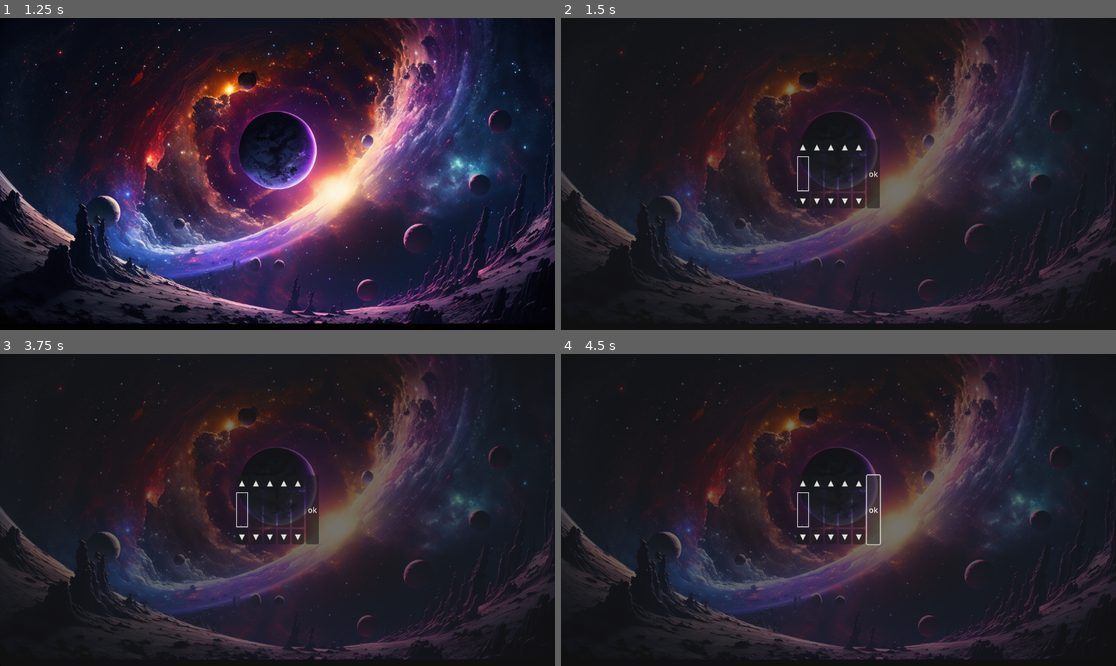
Above: before the commit, frames 1-4 (two rows, left to right).
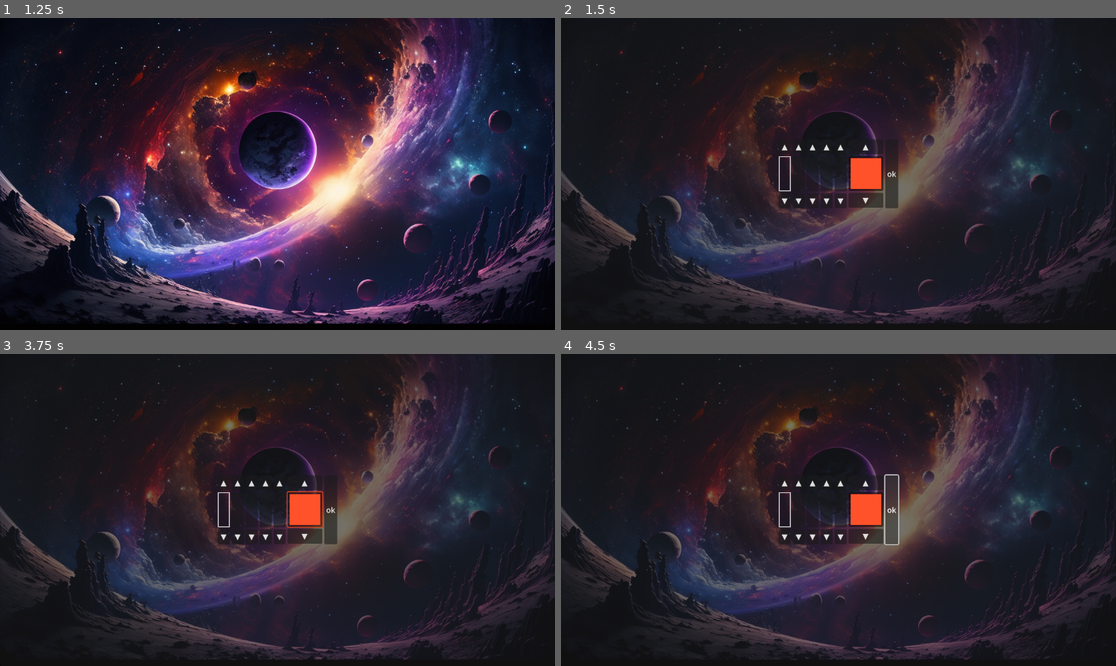
Above: after the commit, the same moments.

Repository: KraftJrIvo/Gamies
Game: Godot game, scene res://main.tscn
Same seed, same stepped clock (60 frames per second), same inputs: the game is played once before the commit and once after it.
Inputs (mouse positions are in pixels of both pictures, inside the frame that each line leads up to):
- Up to frame 1 (1.25 s): click "play" at 0.5 s
- Up to frame 2 (1.5 s): tap Enter (start_kb) at 1.25 s; hold Enter (start_kb) from 1.28 s (still down)
- Up to frame 3 (3.75 s): release Enter (start_kb) at 2 s; click "▲" at 2 s; click "▼" at 2.75 s; click (305, 510) at 3.52 s
- Up to frame 4 (4.5 s): click "ok" at 4.25 s

Frame 1 is identical in both runs. In frame 2, 1.6% of the frame differs, in the area x 39-61%, y 40-62%; in frame 3, 1.7%; in frame 4, 1.7%.

Commit message:
input caching + player color choice + snake files

Diff:
--- /dev/null
+++ b/color_input.tscn
@@ -0,0 +1,23 @@
+[gd_scene load_steps=4 format=3 uid="uid://diajryawf6iov"]
+
+[ext_resource type="Script" path="res://src/color_input.gd" id="1_y7j5j"]
+[ext_resource type="Theme" uid="uid://bc8lcjrrywtn3" path="res://res/theme.tres" id="2_a7p46"]
+[ext_resource type="Texture2D" uid="uid://bq1eq5knb5rfg" path="res://res/img/color.png" id="3_dlx7j"]
+
+[node name="color_input" type="VBoxContainer"]
+script = ExtResource("1_y7j5j")
+
+[node name="up" type="Button" parent="."]
+layout_mode = 2
+focus_mode = 0
+text = "▲"
+
+[node name="color" type="Button" parent="."]
+layout_mode = 2
+theme = ExtResource("2_a7p46")
+icon = ExtResource("3_dlx7j")
+
+[node name="down" type="Button" parent="."]
+layout_mode = 2
+focus_mode = 0
+text = "▼"
--- a/project.godot
+++ b/project.godot
@@ -1,3 +1,11 @@
+; Engine configuration file.
+; It's best edited using the editor UI and not directly,
+; since the parameters that go here are not all obvious.
+;
+; Format:
+;   [section] ; section goes between []
+;   param=value ; assign values to parameters
+
 config_version=5
 
 [application]
--- /dev/null
+++ b/src/color_input.gd
@@ -0,0 +1,23 @@
+class_name ColorInput
+extends VBoxContainer
+
+var cur_idx = 0
+
+func _ready():
+	$color.modulate = Global.colors[0]
+
+func focus():
+	$color["theme_override_styles/normal"] = ThemeDB.fallback_stylebox.duplicate()
+
+func unfocus():
+	$color["theme_override_styles/normal"] = null
+
+func go(off: int):
+	cur_idx = (Global.colors.size() + cur_idx + off) % Global.colors.size()
+	$color.modulate = Global.colors[cur_idx]
+
+func get_color_idx():
+	return cur_idx
+
+func set_color_idx(idx: int):
+	cur_idx = idx % Global.colors.size()
--- a/src/game_panel.gd
+++ b/src/game_panel.gd
@@ -29,6 +29,7 @@
 
 func _on_name_input_done():
 	$vbox/top_status.text = $vbox/name_input.get_name_() + " ready!"
+	$vbox/top_status.modulate = $vbox/name_input.get_color()
 	$vbox/top_status.visible = true
 	$vbox/name_input.visible = false
 	$vbox.alignment = 0
@@ -53,7 +54,7 @@
 
 func _score_changed():
 	if not finished:
-		$vbox/top_status.text = $vbox/name_input.get_name_() + " score:" + str(game.score)
+		$vbox/top_status.text = $vbox/name_input.get_name_() + "'s score:" + str(game.score)
 
 func _game_finished():
 	if game:
--- a/src/global.gd
+++ b/src/global.gd
@@ -2,6 +2,8 @@
 
 var games = []
 var cur_game = -1
+
+var colors = [Color.hex(0xFF522AFF), Color.hex(0x23B373FF), Color.hex(0x868CF8FF), Color.hex(0xFECE42FF), Color.hex(0xFE6CA2FF), Color.hex(0xFFB2C9FF)]
 
 func _ready():
 	games = DirAccess.get_directories_at("res://games")
--- a/src/letter_input.gd
+++ b/src/letter_input.gd
@@ -14,6 +14,10 @@
 func get_letter():
 	return alphabet[cur_idx]
 
+func set_letter(letter: String):
+	cur_idx = alphabet.find(letter)
+
 func go(off: int):
 	cur_idx = (alphabet.length() + cur_idx + off) % alphabet.length()
 	$letter.text = alphabet[cur_idx]
+	$up.button_pressed = true
--- a/src/name_input.gd
+++ b/src/name_input.gd
@@ -4,6 +4,7 @@
 signal done
 
 const LETTER = preload("res://letter_input.tscn")
+const COLOR = preload("res://color_input.tscn")
 
 @export var length = 5
 @export var alphabet = " ABCDEFGHIJKLMNOPQRSTUVWXYZ"
@@ -19,10 +20,10 @@
 	if focused:
 		var off = -1 if event.is_action_pressed("left_" + _get_action_suffix()) else 1 if event.is_action_pressed("right_" + _get_action_suffix()) else 0
 		if off != 0:
-			focus_idx = ((length + 1) + focus_idx + off) % (length + 1)
+			focus_idx = ((length + 2) + focus_idx + off) % (length + 2)
 			focus()
 		else:
-			if focus_idx == length:
+			if focus_idx == length + 1:
 				if event.is_action_pressed("accept_" + _get_action_suffix()):
 					var ok = false
 					for i in range(length):
@@ -31,6 +32,7 @@
 							break
 					if ok:
 						is_done = true
+						_save(-1 if keyboard else controller_idx)
 						done.emit()
 						unfocus()
 			else:
@@ -43,6 +45,7 @@
 		ch.alphabet = alphabet
 		ch.go(0)
 		add_child(ch)
+	add_child(COLOR.instantiate())
 	var b = Button.new()
 	b.text = "ok"
 	add_child(b)
@@ -56,23 +59,27 @@
 	focused = true
 	var chs = get_children()
 	for ch in chs:
-		if ch is LetterInput:
+		if (ch is LetterInput) or (ch is ColorInput):
 			ch.unfocus()
 		else:
 			ch["theme_override_styles/normal"] = null
 	if chs.size() > focus_idx:
-		if chs[focus_idx] is LetterInput:
+		if (chs[focus_idx] is LetterInput) or (chs[focus_idx] is ColorInput):
 			chs[focus_idx].focus()
 		else:
 			chs[focus_idx]["theme_override_styles/normal"] = ThemeDB.fallback_stylebox.duplicate()
+	_try_to_load(-1 if keyboard else controller_idx)
 
 func unfocus():
 	focused = false
 	for ch in get_children():
-		if ch is LetterInput:
+		if (ch is LetterInput) or (ch is ColorInput):
 			ch.unfocus()
 		else:
 			ch["theme_override_styles/normal"] = null
+
+func get_color():
+	return Global.colors[get_children()[length].get_color_idx()]
 
 func get_name_():
 	var nom = ""
@@ -83,3 +90,26 @@
 	while nom.length() > 0 && nom[nom.length() - 1] == ' ':
 		nom = nom.trim_suffix(' ')
 	return nom
+
+func set_name_(nom: String):
+	for i in range(length):
+		if i == nom.length():
+			break
+		get_children()[i].set_letter(nom[i])
+
+func _save(idx: int):
+	var f = FileAccess.open("user://lastinput_" + str(idx), FileAccess.WRITE)
+	f.store_line(get_name_())
+	f.store_line(str(get_children()[length].get_color_idx()))
+
+func _try_to_load(idx: int):
+	var fn = "user://lastinput_" + str(idx)
+	if FileAccess.file_exists(fn):
+		var f = FileAccess.open(fn, FileAccess.READ)
+		var nom = f.get_line()
+		var color_idx = int(f.get_line()) % Global.colors.size()
+		set_name_(nom)
+		get_children()[length].set_color_idx(color_idx)
+		for ch in get_children():
+			if (ch is LetterInput) or (ch is ColorInput):
+				ch.go(0)
Binary file added: games/snake/H.png
Not shown, added: games/snake/H.png.import
Binary file added: games/snake/He.png
Not shown, added: games/snake/He.png.import
Binary file added: games/snake/I.png
Not shown, added: games/snake/I.png.import
Binary file added: games/snake/L.png
Not shown, added: games/snake/L.png.import
Binary file added: games/snake/T.png
Not shown, added: games/snake/T.png.import
Binary file added: games/snake/a1.png
Not shown, added: games/snake/a1.png.import
(and 8 more such lines)
